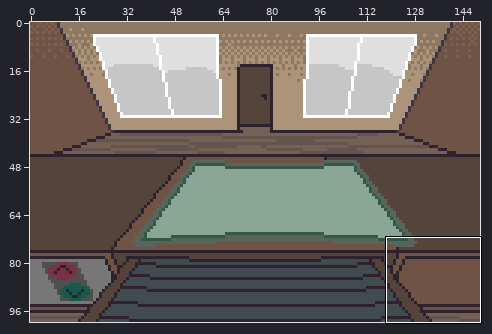
Pixel-art file -- gamedevtvjam/Assets/Art/main_scene.aseprite. The first picture is a wide view before the edit; the outline marks the close-up.
Close-up. As it was:
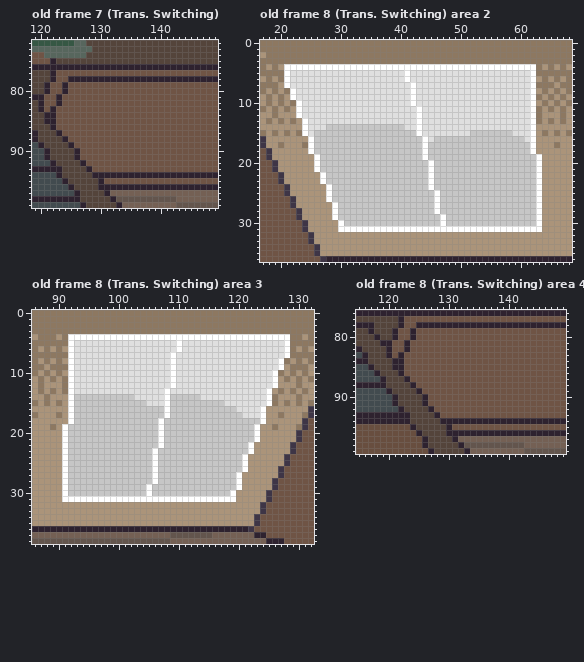
150x100 pixels, 10 frames. Colours within 5 levels of each other are drawn and written as one. Shown: old frame 7 (Trans. Switching): x 119..149, y 72..99; old frame 8 (Trans. Switching) area 2: x 17..68, y 0..36; old frame 8 (Trans. Switching) area 3: x 86..132, y 0..38; old frame 8 (Trans. Switching) area 4: x 115..149, y 76..99. The commit also changed other frames or places, which this record leaves out.
The same view after the edit:
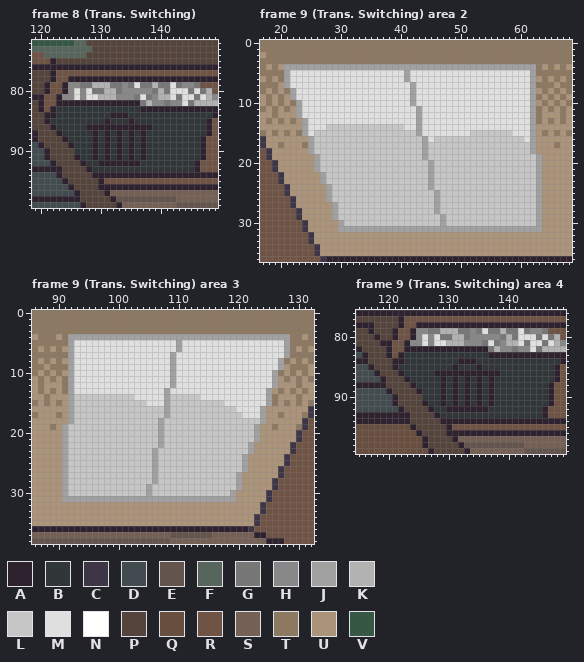
Palette (. is transparent): A #2e222f  B #313638  C #3e3546  D #424b4f  E #63554d  F #57665d  G #777777  H #888888  J #a1a1a1  K #b2b2b2  L #c6c6c6  M #dfdfdf  N #ffffff  P #54443b  Q #684e3f  R #6f5445  S #746054  T #8d7861  U #ab947a  V #365744
Commit: dings_eigene_layer
Changes in this commit:
frames 10 -> 11
layer "Ref" added
layer "Background" added
layer "Table" added
layer "Layer 1" removed
layer "Layer 3" removed
layer "Layer 2" removed
Changed rows in their new state; - is an unchanged pixel.
Frame 8 (Trans. Switching) against old frame 7 (Trans. Switching), layer "Table":
first column x 122:
 79 ---HHGGKKKGGHGMGGKGGMGHHG---
 80 ---HMHMGGKKGHHHHHGKGMMMGMGK-
 81 --HHMHMMKKKHHHGMGHKKMGMMGMKH
 82 --AAAAAAAAAAAAAGKHHGHHMGKKKK
 83 -BBBBBBBBBBBBBBAAAAAAAAAAAAA
 84 -BBBBBBBBBAAABBBBBBBBBBBBBBA
 85 BBBBBBBBBABBBABBBBBBBBBBBBA-
 86 -BBBBBAAAAAAAAAAABBBBBBBBBA-
 87 --BBBBBABABABABABBBBBBBBBBA-
 88 ---BBBBABABABABABBBBBBBBBA--
 89 ----BBBABABABABABBBBBBBBBA--
 90 ----BBBABABABABABBBBBBBBBA--
 91 -----BBABABABABABBBBBBBBBA--
 92 ------BBAAAAAAABBBBBBBBBA---
 93 -------BBBBBBBBBBBBBBBBBA---
Frame 9 (Trans. Switching) area 2 against old frame 8 (Trans. Switching), layer "Background":
first column x 21:
 4 JJJJJJJJJJJJJJJJJJJJJJJJJJJJJJJJJJJJJJJJJJ-
 5 J-------------------J--------------------J-
 6 J-------------------J--------------------J-
 7 J--------------------J-------------------J-
 8 -J-------------------J-------------------J-
 9 -J-------------------J-------------------J-
10 --J------------------J-------------------J-
11 --J-------------------J------------------J-
12 --J-------------------J------------------J-
13 ---J------------------J------------------J-
14 ---J------------------J------------------J-
15 ---J------------------J------------------J-
16 ----J------------------J-----------------J-
17 ----J------------------J-----------------J-
18 ----J------------------J-----------------J-
19 -----J-----------------J------------------J
20 -----J------------------J-----------------J
21 -----J------------------J-----------------J
22 ------J-----------------J-----------------J
23 ------J-----------------J-----------------J
24 -------J----------------J-----------------J
25 -------J-----------------J----------------J
26 -------J-----------------J----------------J
27 --------J----------------J----------------J
28 --------J----------------J----------------J
29 --------J-----------------J---------------J
30 ---------J----------------J---------------J
31 ---------JJJJJJJJJJJJJJJJJJJJJJJJJJJJJJJJJJ
Frame 9 (Trans. Switching) area 3 against old frame 8 (Trans. Switching), layer "Background":
first column x 91:
 4 -JJJJJJJJJJJJJJJJJJJJJJJJJJJJJJJJJJJJJ
 5 -J-----------------J-----------------J
 6 -J-----------------J-----------------J
 7 -J----------------J------------------J
 8 -J----------------J-----------------J-
 9 -J----------------J-----------------J-
10 -J----------------J----------------J--
11 -J----------------J----------------J--
12 -J----------------J----------------J--
13 -J---------------J----------------J---
14 -J---------------J----------------J---
15 -J---------------J----------------J---
16 -J---------------J---------------J----
17 -J---------------J---------------J----
18 -J--------------J----------------J----
19 J---------------J---------------J-----
20 J---------------J---------------J-----
21 J---------------J---------------J-----
22 J---------------J--------------J------
23 J--------------J---------------J------
24 J--------------J--------------J-------
25 J--------------J--------------J-------
26 J--------------J--------------J-------
27 J--------------J-------------J--------
28 J--------------J-------------J--------
29 J-------------J--------------J--------
30 J-------------J-------------J---------
31 JJJJJJJJJJJJJJJJJJJJJJJJJJJJJ---------
Frame 9 (Trans. Switching) area 4 against old frame 8 (Trans. Switching), layer "Table": the same change as frame 8 (Trans. Switching)
Boxes around the changes in both close-ups, in picture pixels (x1, y1, x2, y2):
changed: (50, 82, 218, 172)
changed: (284, 64, 542, 232)
changed: (62, 334, 290, 502)
changed: (398, 328, 566, 418)
